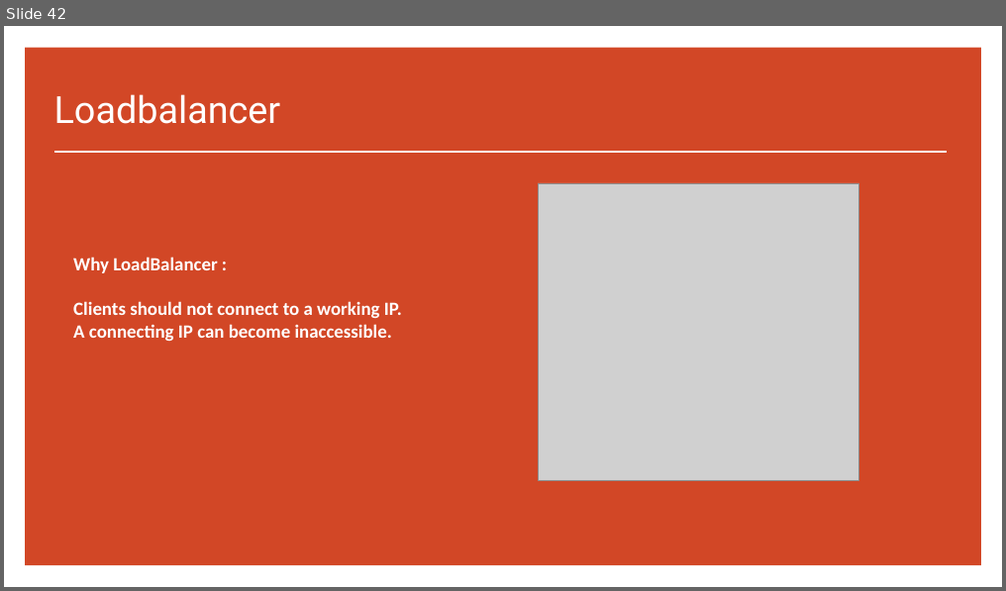
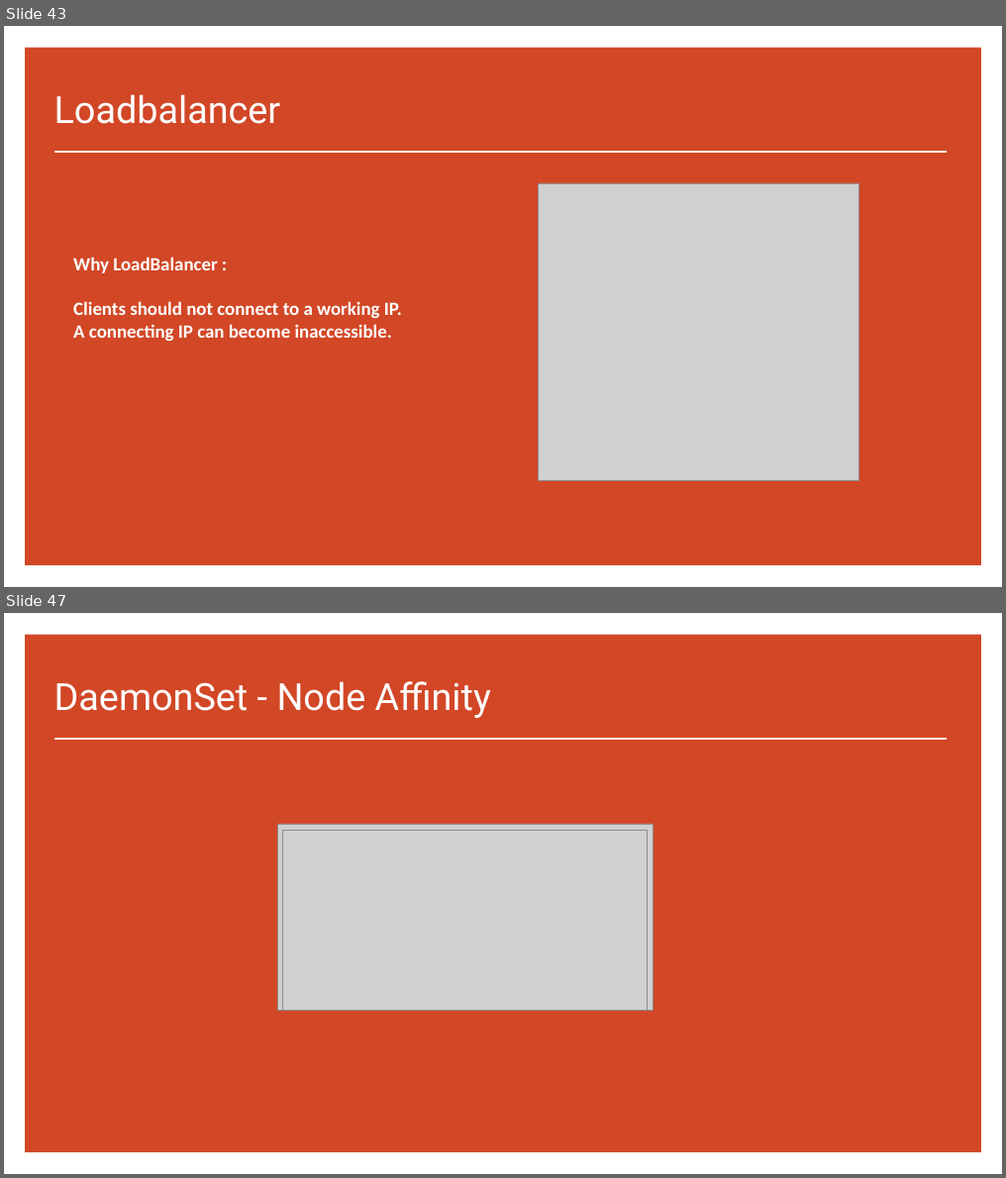
Before and after one commit to saratho02/Sarath-Oruganti, a slide deck: day_02_kubernetes/Kubernetes.pptx. Shown one above the other, each under a label of ours: slide 42 before the commit, slides 43 and 47 after it; the slides between them are not shown. The pictures are 1006x591 and 1006x1178 pixels, drawn with LibreOffice and Linux fonts; fonts in the diff are those of the drawing; grey boxes stand for pictures. Boxes give left, top, right and bottom in pixels: in the first picture for what was removed or moved away, otherwise in the second. Text is boxed around its words. In the diff, an @@ line names an element or a change of style, - is before the commit and + after.

```diff
--- a/day_02_kubernetes/Kubernetes.pptx
+++ b/day_02_kubernetes/Kubernetes.pptx
@@ slide 47 added at (4, 613, 1002, 1174), background #FFFFFF; not listed: 1 template element that a slide beside it also shows @@
@@ title added at (54, 681, 491, 718), 36 pt, text #FFFFFF @@
+DaemonSet - Node Affinity
@@ line added from (54, 739) to (946, 739), #FFFFFF 1.5 pt @@
@@ picture added at (278, 824, 653, 1011) @@
@@ picture added at (283, 830, 648, 1011) @@
@@ what was slide 42 is now slide 43 @@
```
Also in this commit, not shown: 20 other slides added, 1 other file.
